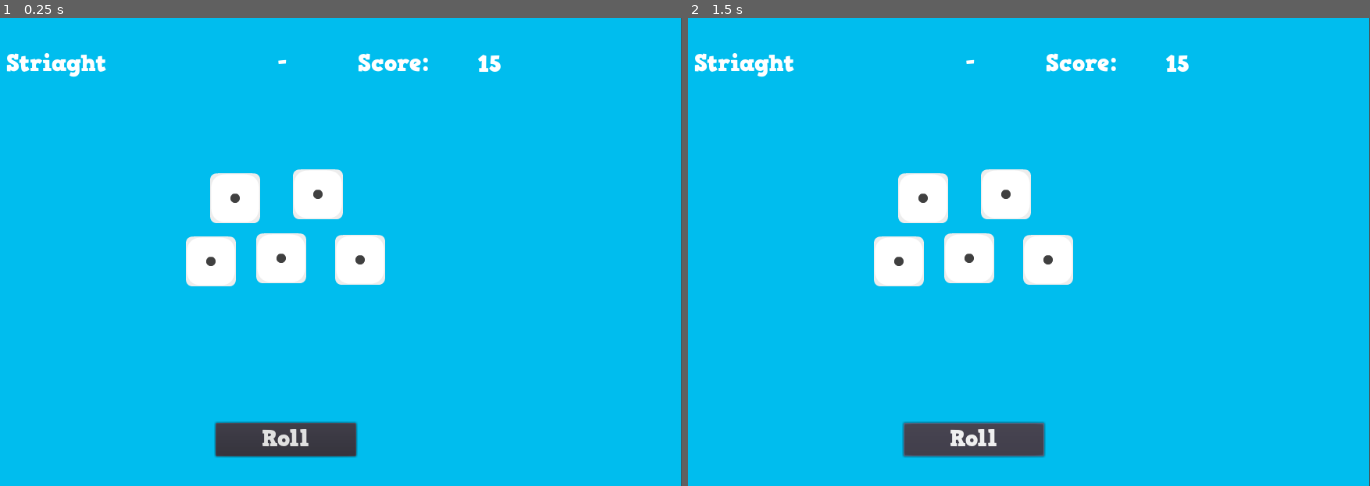
Above: before the commit, frames 1-2 (left to right).
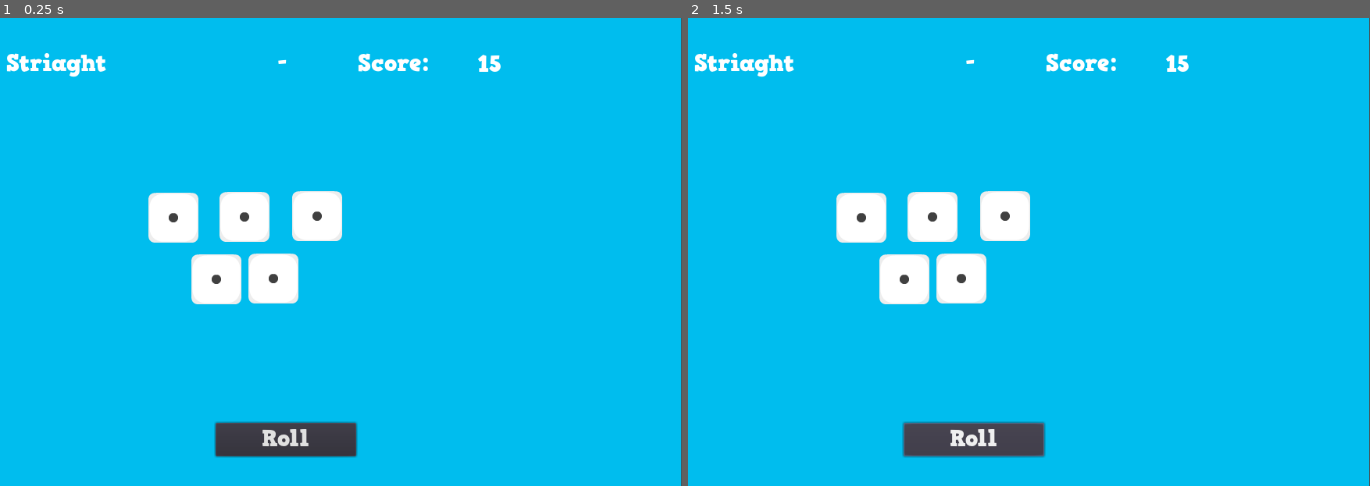
Above: after the commit, the same moments.

Repository: Endrophes/Godotzy
Game: Godot game, scene res://Main.tscn
The game is run twice, just before and just after one commit, with the same random seed, the same clock (stepped at 60 frames per second) and the same inputs.
Inputs:
- Up to frame 1 (0.25 s): no input
- Up to frame 2 (1.5 s): click "Roll" at 0.5 s; click "Roll" at 1.25 s

The runs differ from the first frame. In frame 1, 4.6% of the frame differs, in the area x 21-57%, y 32-62%; in frame 2, 4.6%.

Commit message:
Created a Dice Scene and Godotzy Program
Dice can now:
* Lock via boolean value
* Hide and show an image to show that they are locked

Diff:
--- a/Game/Main.tscn
+++ b/Game/Main.tscn
@@ -1,10 +1,12 @@
-[gd_scene load_steps=4 format=2]
+[gd_scene load_steps=5 format=2]
 
 [ext_resource path="res://Assets/Images/BlueSquare.png" type="Texture" id=1]
-[ext_resource path="res://Assets/Images/dieWhite1.png" type="Texture" id=2]
+[ext_resource path="res://actors/Dice.tscn" type="PackedScene" id=2]
 [ext_resource path="res://Assets/Fonts/ButtonFont.tres" type="DynamicFont" id=3]
+[ext_resource path="res://src/Godotzy.gd" type="Script" id=4]
 
 [node name="Root" type="Node2D"]
+script = ExtResource( 4 )
 
 [node name="BlueSquare" type="Sprite" parent="."]
 position = Vector2( 511.5, 301 )
@@ -19,7 +21,7 @@
 custom_fonts/font = ExtResource( 3 )
 text = "Roll"
 
-[node name="DiceStatus" type="Label" parent="."]
+[node name="RollStatus" type="Label" parent="."]
 margin_left = 159.0
 margin_top = 41.0
 margin_right = 288.0
@@ -59,22 +61,17 @@
 align = 1
 valign = 1
 
-[node name="Die1" type="Sprite" parent="."]
-position = Vector2( 421, 312 )
-texture = ExtResource( 2 )
+[node name="Dice1" parent="." instance=ExtResource( 2 )]
+position = Vector2( 373, 256 )
 
-[node name="Die2" type="Sprite" parent="."]
-position = Vector2( 452, 231 )
-texture = ExtResource( 2 )
+[node name="Dice2" parent="." instance=ExtResource( 2 )]
+position = Vector2( 464, 255 )
 
-[node name="Die3" type="Sprite" parent="."]
-position = Vector2( 558, 226 )
-texture = ExtResource( 2 )
+[node name="Dice3" parent="." instance=ExtResource( 2 )]
+position = Vector2( 557, 254 )
 
-[node name="Die4" type="Sprite" parent="."]
-position = Vector2( 612, 310 )
-texture = ExtResource( 2 )
+[node name="Dice4" parent="." instance=ExtResource( 2 )]
+position = Vector2( 428, 335 )
 
-[node name="Die5" type="Sprite" parent="."]
-position = Vector2( 511, 308 )
-texture = ExtResource( 2 )
+[node name="Dice5" parent="." instance=ExtResource( 2 )]
+position = Vector2( 501, 334 )
--- /dev/null
+++ b/Game/actors/Dice.tscn
@@ -0,0 +1,22 @@
+[gd_scene load_steps=4 format=2]
+
+[ext_resource path="res://assets/Images/dieWhite1.png" type="Texture" id=1]
+[ext_resource path="res://assets/Images/dieWhite_Selected.png" type="Texture" id=2]
+[ext_resource path="res://src/Dice.gd" type="Script" id=3]
+
+[node name="Dice" type="Node2D"]
+script = ExtResource( 3 )
+
+[node name="Button" type="Button" parent="."]
+modulate = Color( 1, 1, 1, 0 )
+margin_left = -32.0
+margin_top = -32.0
+margin_right = 32.0
+margin_bottom = 32.0
+
+[node name="Die" type="Sprite" parent="."]
+texture = ExtResource( 1 )
+
+[node name="Selected" type="Sprite" parent="."]
+modulate = Color( 1, 1, 1, 0 )
+texture = ExtResource( 2 )
--- a/Game/project.godot
+++ b/Game/project.godot
@@ -7,6 +7,16 @@
 ;   param=value ; assign values to parameters
 
 config_version=4
+
+_global_script_classes=[ {
+"base": "Node2D",
+"class": "Dice",
+"language": "GDScript",
+"path": "res://src/Dice.gd"
+} ]
+_global_script_class_icons={
+"Dice": ""
+}
 
 [application]
 
--- /dev/null
+++ b/Game/src/Dice.gd
@@ -0,0 +1,30 @@
+extends Node2D
+class_name Dice
+
+# Declare member variables here. Examples:
+var value = 1;
+var isLocked = false;
+var selectedImage;
+
+# Called when the node enters the scene tree for the first time.
+func _ready():
+	var button = get_node("Button")
+	button.connect("pressed", self, "_button_pressed")
+	selectedImage = get_node("Selected")
+
+# Called every frame. 'delta' is the elapsed time since the previous frame.
+#func _process(delta):
+#	if InputEventMouse:
+#		print("HIT")
+
+func _button_pressed():
+	isLocked = !isLocked;
+	var alphaLevel = 0;
+	if isLocked:
+		alphaLevel = 1;
+
+	selectedImage.modulate.a = alphaLevel
+	print(alphaLevel)
+
+func _roll():
+	print("Random BS GO!!!")
--- /dev/null
+++ b/Game/src/Godotzy.gd
@@ -0,0 +1,43 @@
+extends Node2D
+
+# Store Dice
+var diceStorage = [];
+var rollButton;
+
+# Recursive loop to find all nodes with a specific class
+func findAllByClass(node: Node, className : String, result : Array) -> void:
+	if node.is_class(className):
+		result.push_back(node)
+	for child in node.get_children():
+		findAllByClass(child, className, result)
+
+# Recursive loop to find all nodes with a specific Name
+func findAllByName(node: Node, nodeName : String, result : Array) -> void:
+	if node.name.begins_with(nodeName):
+		result.push_back(node)
+	for child in node.get_children():
+		findAllByName(child, nodeName, result)
+
+# Recursive loop to find the first node with a specific Name
+func findByName(node: Node, nodeName : String, result : Node) -> void:
+	if node.name.begins_with(nodeName):
+		result = node
+		return
+	for child in node.get_children():
+		findByName(child, nodeName, result)
+
+# Called when the node enters the scene tree for the first time.
+func _ready():
+	findAllByName(self, "Dice", diceStorage)
+#	print(diceStorage)
+	rollButton = self.get_node("Roll")
+#	print(rollButton)
+	rollButton.connect("pressed", self, "_Roll_The_Dice")
+
+func _Roll_The_Dice():
+	print("ROLLEN ROLLEN ROLLEN")
+
+
+# Called every frame. 'delta' is the elapsed time since the previous frame.
+#func _process(delta):
+#	pass
Binary file added: Game/assets/Images/dieWhite_Selected.png
Not shown, added: Game/assets/Images/dieWhite_Selected.png.import
Not shown, added: dieWhite_border_Selected.xcf
